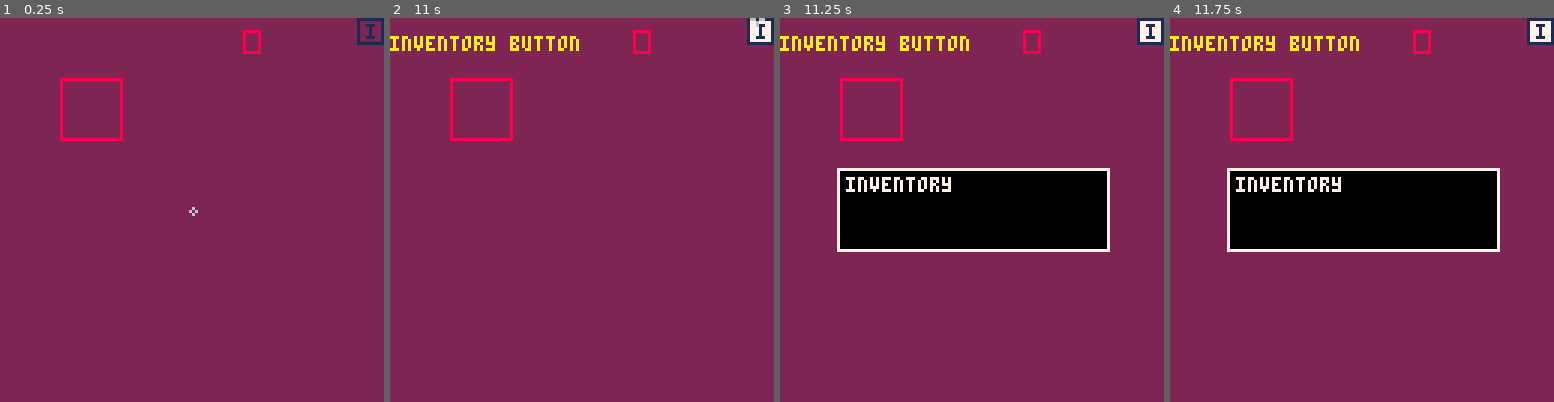
Above: before the commit, frames 1-4 (left to right).
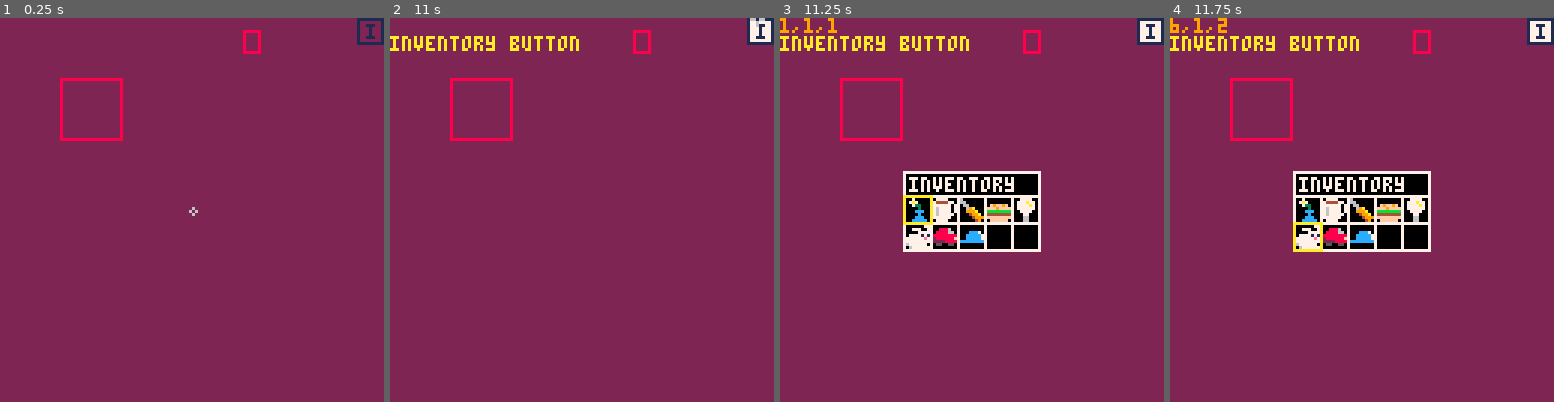
Above: after the commit, the same moments.

Repository: LuosRestil/pico8
Game: PICO-8 cartridge room/room.p8
Same seed, same stepped clock (60 frames per second), same inputs: the game is played once before the commit and once after it.
Inputs:
- Up to frame 1 (0.25 s): no input
- Up to frame 2 (11 s): tap O (Z key) at 0.33, 1.07, 2.22, 3.72, 5.22, 6.72, 8.22, 9.72 s; tap Down at 0.7 s; tap X (X key) at 1.43, 2.07, 2.82, 3.57, 4.32, 5.07, 5.82, 6.57, 7.32, 8.07, 8.82, 9.57, 10.32 s; hold Up 1.97-2.63 s; hold Right 2.68-3.02 s; hold Down 3.07-3.73 s; hold Left 3.78-4.12 s; hold Up 4.17-4.5 s; hold Left 4.55-5.05 s; hold Right 5.1-5.93 s; hold Up 5.98-6.65 s; hold Right 6.7-7.03 s; hold Down 7.08-7.75 s; hold Left 7.8-8.13 s; hold Up 8.18-8.52 s; hold Left 8.57-9.07 s; hold Right 9.12-9.95 s; hold Up 10-10.67 s; hold Right from 10.72 s (still down)
- Up to frame 3 (11.25 s): release Right at 11.05 s; tap X (X key) at 11.07 s; hold Down from 11.1 s (still down); tap O (Z key) at 11.22 s
- Up to frame 4 (11.75 s): keep holding Down

Frames 1-2 are identical in both runs. In frame 3, 12% of the frame differs, in the area x 0-86%, y 0-61%; in frame 4, 12%.

Commit message:
more inventory stuff

Diff:
--- a/room/room.p8
+++ b/room/room.p8
@@ -9,9 +9,11 @@
 local ptr_spr={x=0,y=8,dim=3}
 local ptr_spr_l={x=3,y=8,dim=5}
 local msg=nil
+local inv={}
 local inv_btn
 local inv_open=false
 local inv_idx=1
+local active_item=nil
 dbg="" --debug message
 draw_hitboxes=true
 
@@ -27,6 +29,7 @@
 	end
 	room="start"
 	init_inv_btn()
+	init_test_inv()
 end
 
 function _update()
@@ -73,20 +76,34 @@
 end
 
 function update_inv()
-	if btn(➡️) and inv_idx<10 then
+	if btnp(➡️) and inv_idx<10 then
 		inv_idx+=1
-	elseif btn(⬅️) and inv_idx>1 then
+	elseif btnp(⬅️) and inv_idx>1 then
 		inv_idx-=1
-	elseif btn(⬆️) and inv_idx<6 then
+	elseif btnp(⬆️) and inv_idx>5 then
+		inv_idx-=5
+	elseif btnp(⬇️) and inv_idx<6 then
 		inv_idx+=5
-	elseif btn(⬇️) and inv_idx>5 then
-		inv_idx-=5
-	elseif btn(🅾️) then
-		--todo select item
-	elseif btn(❎) then
+	elseif btnp(🅾️) then
+		active_item=inv[inv_idx]
+	elseif btnp(❎) then
 		inv_open=false
 	end
 end
+
+--todo
+--[[
+*cursor is active item
+*exclamation point indicates
+	hover
+*add item title to
+	inventory window
+*add item description to
+	inventory window
+*make inventory window one
+	long row? then we can fit
+	the description underneath.
+]]
 
 function _draw()
 	cls(clrs.purple)
@@ -210,8 +227,8 @@
 end
 
 function draw_inv()
-	local w=88
-	local h=25
+	local w=43
+	local h=24
 	local padx=(128-w)/2
 	local pady=(128-h)/2
 	--background
@@ -227,10 +244,38 @@
 	--title
 	print(
 		"inventory",
-		padx+2,pady+2,
+		padx+1,pady+1,
 		clrs.white)
-	--todo slots
-	--todo items
+	--slots
+	line(
+		padx,pady+7,
+		padx+w,pady+7,
+		clrs.white)
+	line(
+		padx,pady+16,
+		padx+w,pady+16,
+		clrs.white)
+	for i=1,5 do
+		local x=padx+i*9-1
+		line(
+			x,pady+8,
+			x,pady+h,
+			clrs.white)
+	end
+	--items
+	for i,item in ipairs(inv) do
+		local col=(i-1)%5+1
+		local row=ceil(i/5)
+		local x=padx+(col-1)*9
+		local y=pady+8+(row-1)*9
+		spr(item.sp,x,y)
+	end
+	local col=(inv_idx-1)%5+1
+	local row=ceil(inv_idx/5)
+	local x=padx+(col-1)*9-1
+	local y=pady+row*9-2
+	dbg=""..inv_idx..","..col..","..row
+	rect(x,y,x+9,y+9,clrs.yellow)
 end
 
 function init_inv_btn()
@@ -269,6 +314,60 @@
 --		draw_hitbox(inv_btn)
 --	end
 end
+
+function init_test_inv()
+	inv={
+		{
+			name="flower",
+			desc=[[it's a flower.
+smells nice.]],
+			sp=1,
+		},
+		{
+			name="tea",
+			desc=[[smells of bitter
+almonds.]],
+			sp=2,
+		},
+		{
+			name="screwdriver",
+			desc=[[equally useful for
+screwdriving and
+screw-un-driving.]],
+			sp=3,
+		},
+		{
+			name="soy burger",
+			desc=[[no animals were
+harmed in the making
+of this game.]],
+			sp=4,
+		},
+		{
+			name="light bulb",
+			desc=[[in case you have
+a bright idea.]],
+			sp=17,
+		},
+		{
+			name="rabbit",
+			desc=[[can pull a magician
+out of its hat.]],
+			sp=18,
+		},
+		{
+			name="toy car",
+			desc=[[vroom, vroom.]],
+			sp=19,
+		},
+		{
+			name="hat",
+			desc=[[keeps the sun
+out of your eyes.]],
+			sp=20,
+		},
+	}
+end
 -->8
 --rooms
 function init_rooms()
@@ -334,22 +433,22 @@
 	peach=15
 }
 __gfx__
-00000000007000000777700000000000000000000000000000000000000000000000000000000000000000000000000000000000000000000000000000000000
-0000000007a700007444477000000000000000000000000000000000000000000000000000000000000000000000000000000000000000000000000000000000
-00700700007330007777770700000000000000000000000000000000000000000000000000000000000000000000000000000000000000000000000000000000
-00077000000030007677770700000000000000000000000000000000000000000000000000000000000000000000000000000000000000000000000000000000
-00077000000ccc007677770700000000000000000000000000000000000000000000000000000000000000000000000000000000000000000000000000000000
-007007000000c0007677777000000000000000000000000000000000000000000000000000000000000000000000000000000000000000000000000000000000
-00000000000ccc007777770000000000000000000000000000000000000000000000000000000000000000000000000000000000000000000000000000000000
-0000000000ccccc00777700000000000000000000000000000000000000000000000000000000000000000000000000000000000000000000000000000000000
-06000600000000000000000000000000000000000000000000000000000000000000000000000000000000000000000000000000000000000000000000000000
-60600600000000000000000000000000000000000000000000000000000000000000000000000000000000000000000000000000000000000000000000000000
-06066066000000000000000000000000000000000000000000000000000000000000000000000000000000000000000000000000000000000000000000000000
-00000600000000000000000000000000000000000000000000000000000000000000000000000000000000000000000000000000000000000000000000000000
-00000600000000000000000000000000000000000000000000000000000000000000000000000000000000000000000000000000000000000000000000000000
-00000000000000000000000000000000000000000000000000000000000000000000000000000000000000000000000000000000000000000000000000000000
-00000000000000000000000000000000000000000000000000000000000000000000000000000000000000000000000000000000000000000000000000000000
-00000000000000000000000000000000000000000000000000000000000000000000000000000000000000000000000000000000000000000000000000000000
+00000000007000000777700060000000000000000000000000000000000000000000000000000000000000000000000000000000000000000000000000000000
+0000000007a700007444477066000000000000000000000000000000000000000000000000000000000000000000000000000000000000000000000000000000
+007007000073300077777707066000000f9ff9f00000000000000000000000000000000000000000000000000000000000000000000000000000000000000000
+0007700000003000767777070069a000fff9ffff0000000000000000000000000000000000000000000000000000000000000000000000000000000000000000
+00077000000ccc007677770700999a00bbbbbbbb0000000000000000000000000000000000000000000000000000000000000000000000000000000000000000
+007007000000c00076777770000499a0444444440000000000000000000000000000000000000000000000000000000000000000000000000000000000000000
+00000000000ccc007777770000004999ffffffff0000000000000000000000000000000000000000000000000000000000000000000000000000000000000000
+0000000000ccccc007777000000004900ffffff00000000000000000000000000000000000000000000000000000000000000000000000000000000000000000
+06000600007777000000007700000000000000000000000000000000000000000000000000000000000000000000000000000000000000000000000000000000
+606006000777a7700077700700888600000000000000000000000000000000000000000000000000000000000000000000000000000000000000000000000000
+0606606607777a700000777708888660000ccc700000000000000000000000000000000000000000000000000000000000000000000000000000000000000000
+0000060007777770077771718888888800ccccc70000000000000000000000000000000000000000000000000000000000000000000000000000000000000000
+0000060000777700777777e72888888f00ccccc70000000000000000000000000000000000000000000000000000000000000000000000000000000000000000
+00000000000770007777777722228888cccccccc0000000000000000000000000000000000000000000000000000000000000000000000000000000000000000
+00000000000660006777777005500550000000000000000000000000000000000000000000000000000000000000000000000000000000000000000000000000
+00000000000660000677777700000000000000000000000000000000000000000000000000000000000000000000000000000000000000000000000000000000
 00000000000000000000000000000000000000000000000000000000000000000000000000000000000000000000000000000000000000000000000000000000
 00000000000000000000000000000000000000000000000000000000000000000000000000000000000000000000000000000000000000000000000000000000
 00000000000000000000000000000000000000000000000000000000000000000000000000000000000000000000000000000000000000000000000000000000
